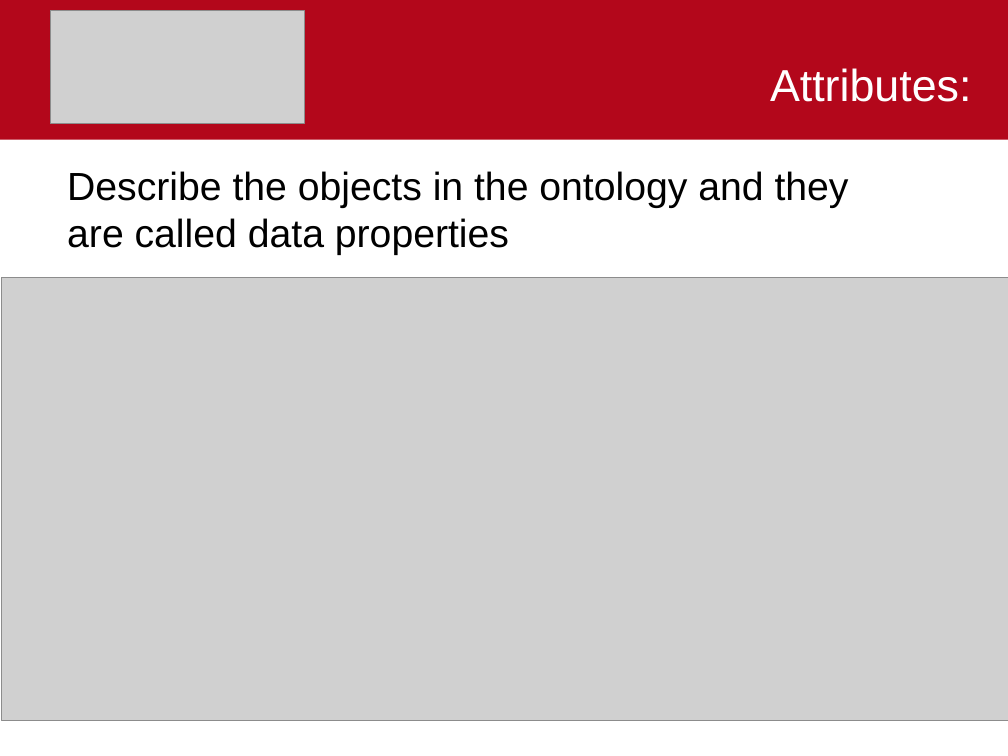
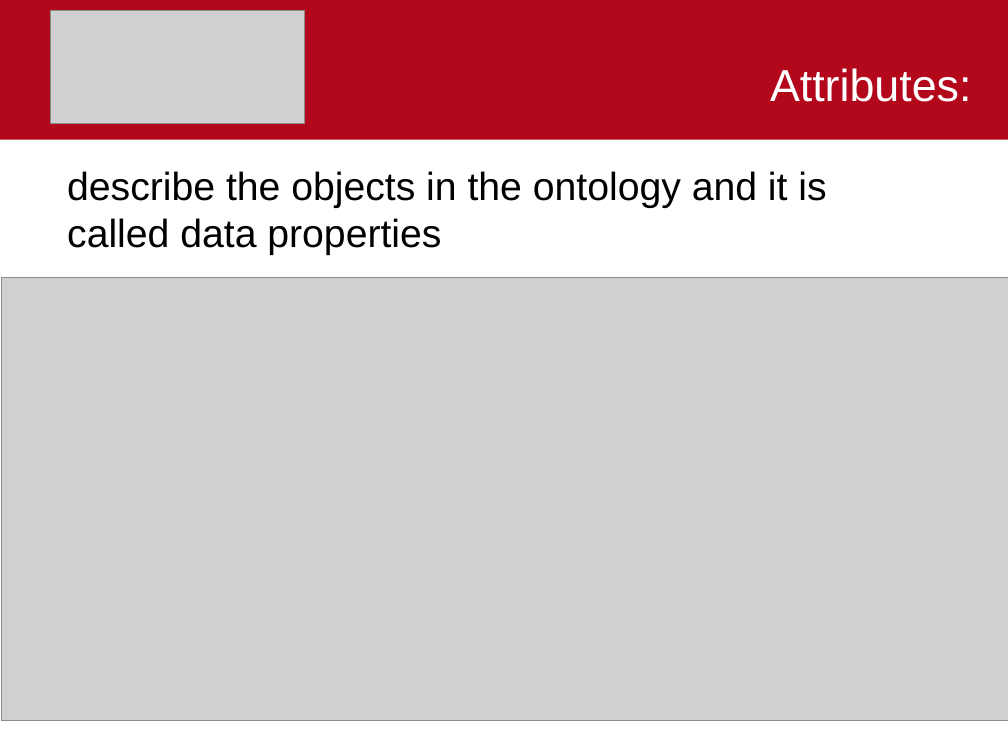
Before and after one commit to Irfankhnunipd/DB2-2022-2023, a slide deck: slide 9 of presentation.pptx. Drawn at 1008x756 pixels with LibreOffice and Linux fonts; fonts in the diff are those of the drawing; grey boxes stand for pictures. Boxes give left, top, right and bottom in pixels: in the first picture for what was removed or moved away, otherwise in the second. Text is boxed around its words. In the diff, an @@ line names an element or a change of style, - is before the commit and + after.

```diff
--- a/presentation.pptx
+++ b/presentation.pptx
@@ text at [67, 171, 826, 255]: text changed @@
-Describe the objects in the ontology and they are called data properties
+describe the objects in the ontology and it is called data properties
```
Also in this commit, not shown: 8 other slides changed.
